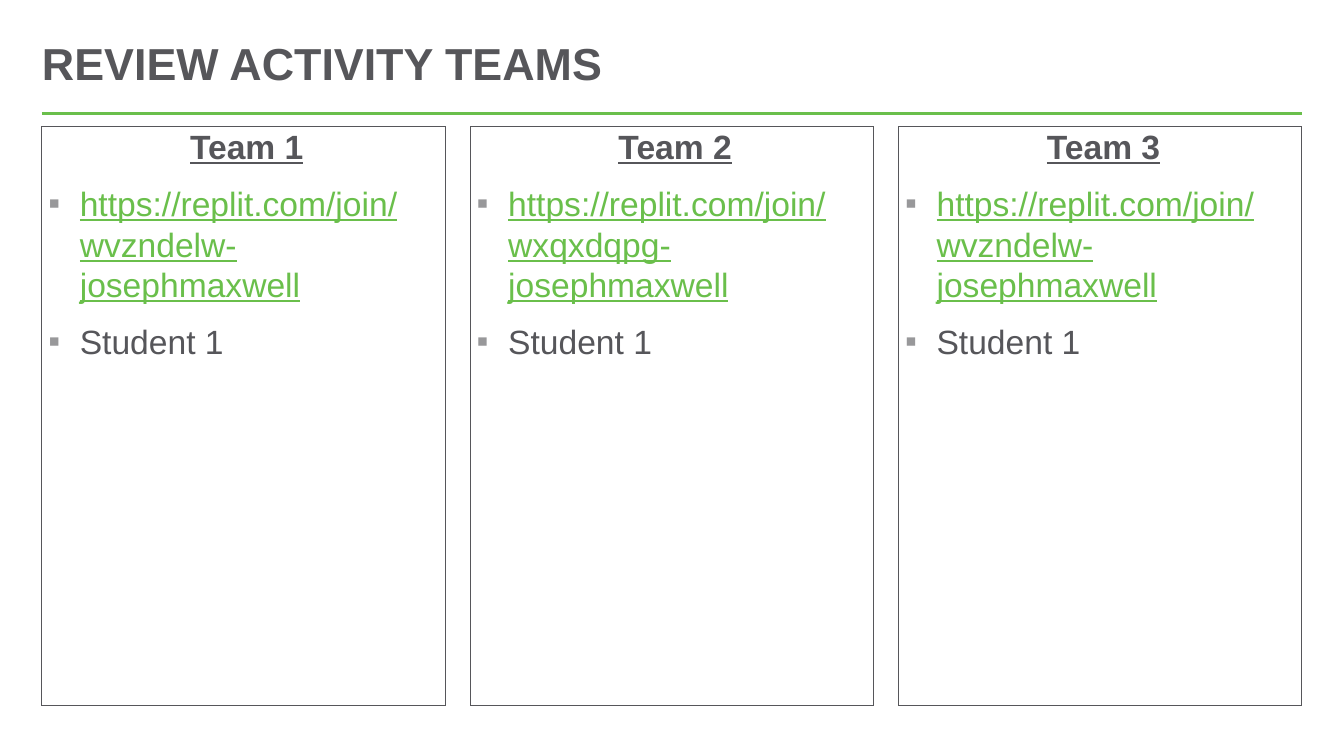
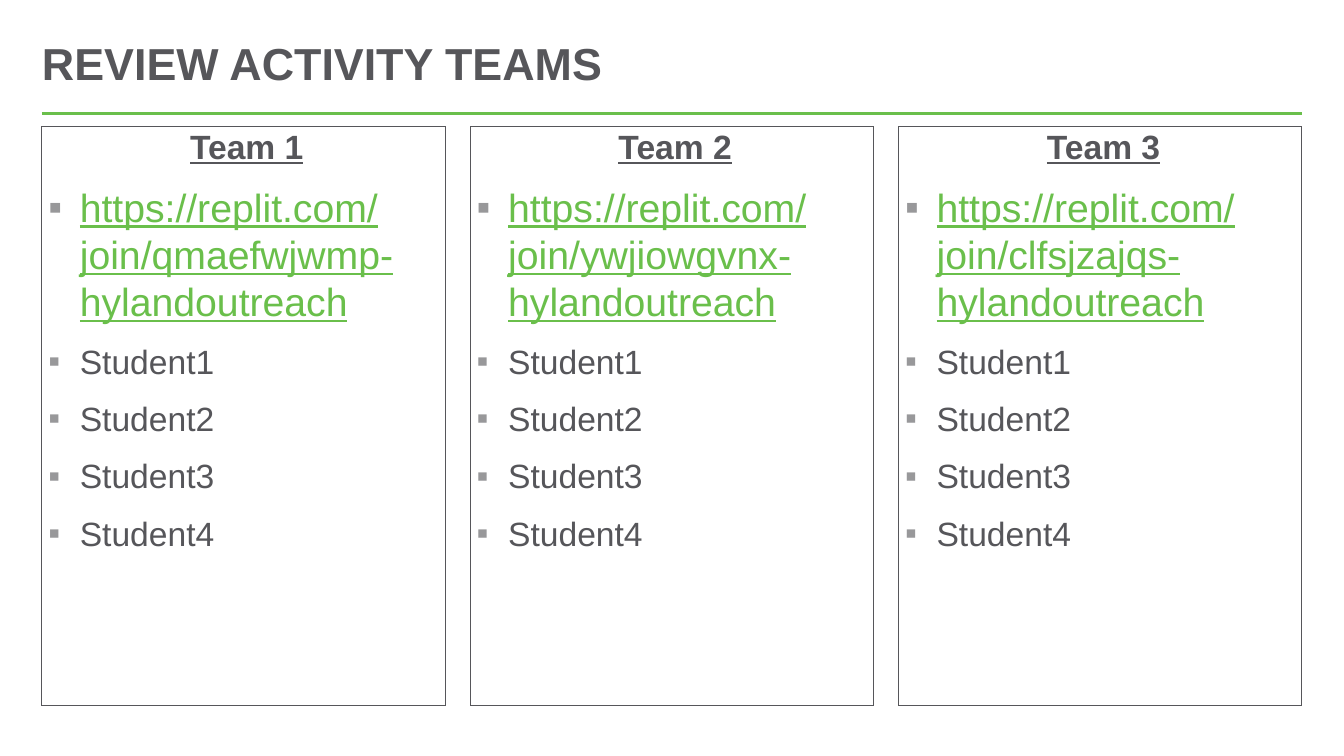
Before and after one commit to hytechclub/web-101, a slide deck: slide 1 of Week06/HtmlCssReviewActivity.pptx. Drawn at 1344x756 pixels with LibreOffice and Linux fonts; fonts in the diff are those of the drawing. Boxes give left, top, right and bottom in pixels: in the first picture for what was removed or moved away, otherwise in the second. Text is boxed around its words. In the diff, an @@ line names an element or a change of style, - is before the commit and + after.

Commit message:
update week 6 review ppt with new multiplayer links

```diff
--- a/Week06/HtmlCssReviewActivity.pptx
+++ b/Week06/HtmlCssReviewActivity.pptx
@@ text at (x1=80, y1=193, x2=393, y2=547): text changed; size 24 to 28 pt @@
-▪ https://replit.com/join/wvzndelw-josephmaxwell
-▪ Student 1
+▪ https://replit.com/join/qmaefwjwmp-hylandoutreach
+▪ Student1
+▪ Student2
+▪ Student3
+▪ Student4
@@ text at (x1=508, y1=193, x2=806, y2=547): text changed; size 24 to 28 pt @@
-▪ https://replit.com/join/wxqxdqpg-josephmaxwell
-▪ Student 1
+▪ https://replit.com/join/ywjiowgvnx-hylandoutreach
+▪ Student1
+▪ Student2
+▪ Student3
+▪ Student4
@@ text at (x1=937, y1=193, x2=1235, y2=547): text changed; size 24 to 28 pt @@
-▪ https://replit.com/join/wvzndelw-josephmaxwell
-▪ Student 1
+▪ https://replit.com/join/clfsjzajqs-hylandoutreach
+▪ Student1
+▪ Student2
+▪ Student3
+▪ Student4
```
